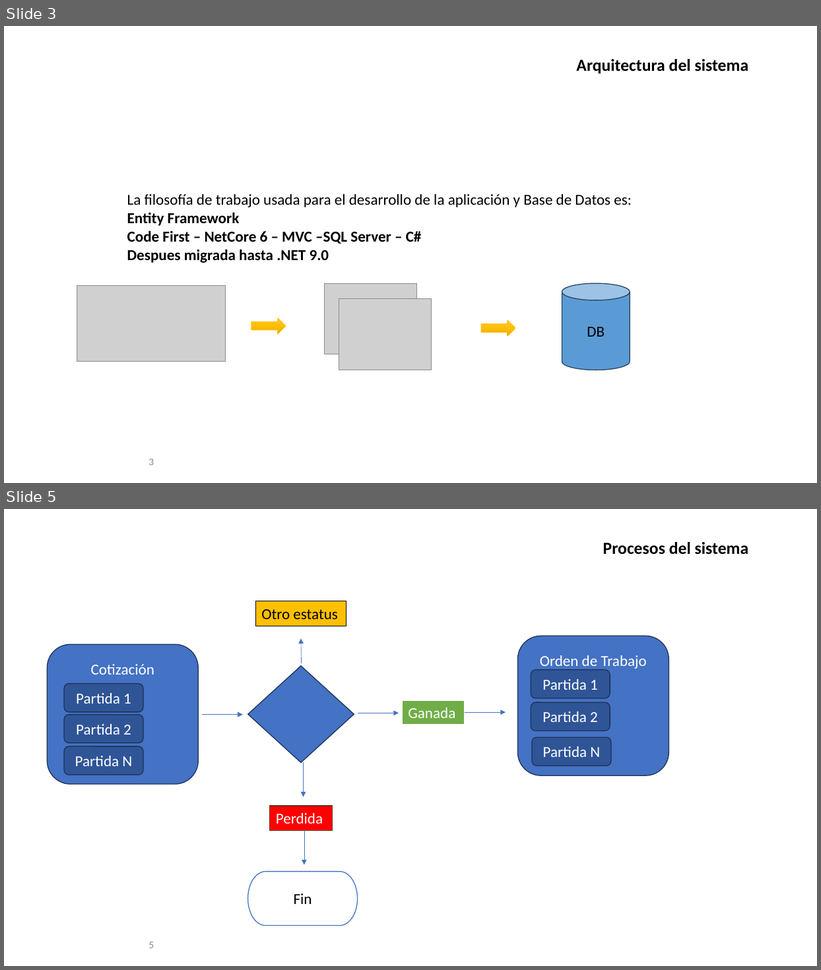
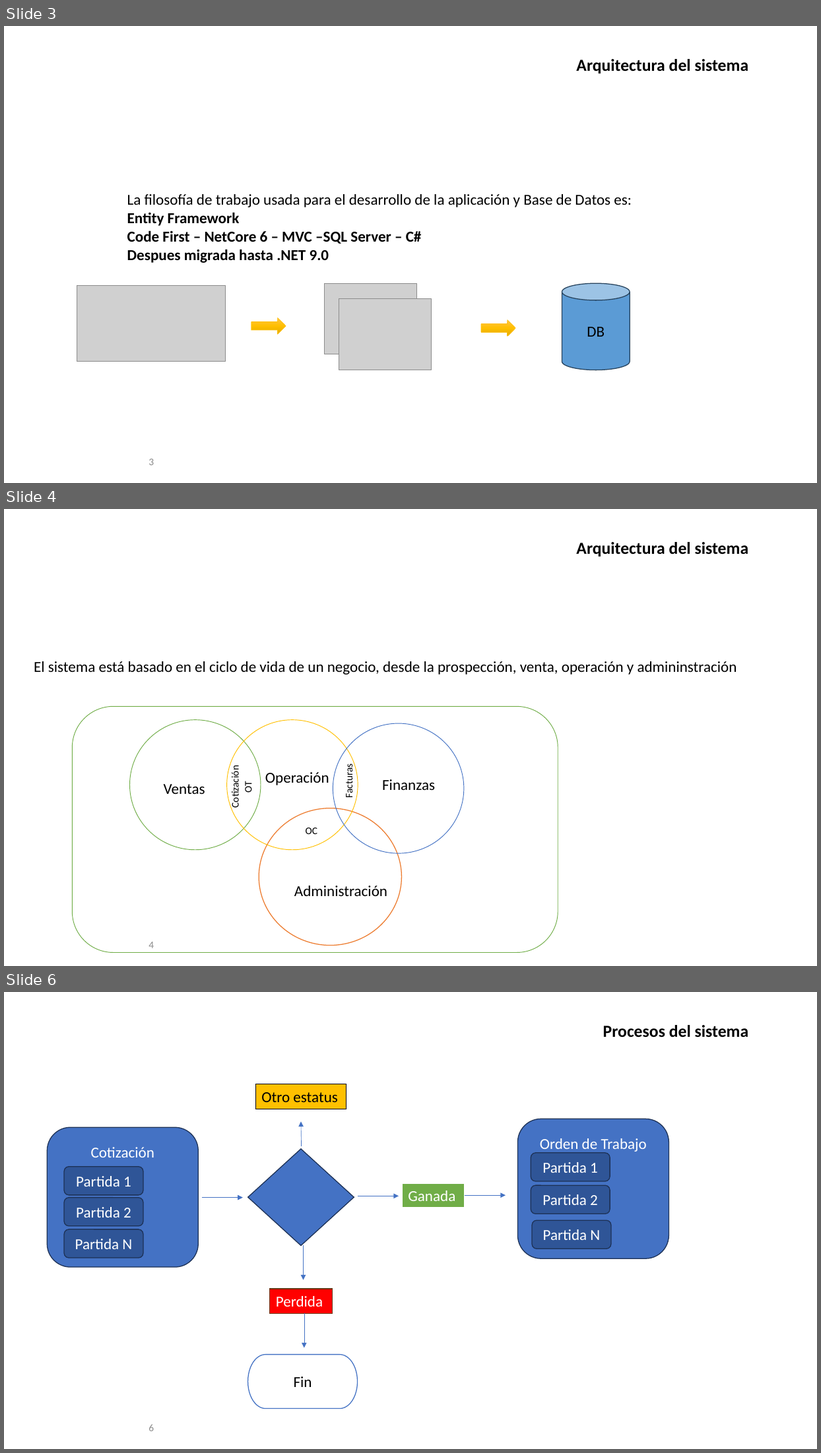
Before and after one commit to fmrinconv/SAGM, a slide deck: SAGM.pptx. Shown one above the other, each under a label of ours: slides 3 and 5 before the commit, slides 3, 4 and 6 after it; the slides between them are not shown. The pictures are 821x970 and 821x1453 pixels, drawn with LibreOffice and Linux fonts; fonts in the diff are those of the drawing; grey boxes stand for pictures; background and template pictures are left out. Boxes give left, top, right and bottom in pixels: in the first picture for what was removed or moved away, otherwise in the second. Text is boxed around its words. In the diff, an @@ line names an element or a change of style, - is before the commit and + after.

```diff
--- a/SAGM.pptx
+++ b/SAGM.pptx
@@ slide 4 added at (x1=4, y1=509, x2=817, y2=966), background picture (left out) @@
@@ text added at (x1=576, y1=542, x2=749, y2=557), 20 pt, text #000000, bold @@
+Arquitectura del sistema
@@ text added at (x1=34, y1=661, x2=737, y2=675), 18 pt, text #000000 @@
+El sistema está basado en el ciclo de vida de un negocio, desde la prospección, venta, operación y admininstración
@@ rounded rectangle added at (x1=73, y1=706, x2=558, y2=953), outline #70AD47 0.75 pt @@
@@ ellipse added at (x1=129, y1=720, x2=261, y2=850), outline #70AD47 0.75 pt @@
@@ ellipse added at (x1=226, y1=720, x2=358, y2=850), outline #FFC000 0.75 pt @@
@@ ellipse added at (x1=333, y1=723, x2=464, y2=854), outline #4472C4 0.75 pt @@
@@ text added at (x1=164, y1=784, x2=205, y2=794), 18 pt, text #000000 @@
+Ventas
@@ text added at (x1=229, y1=771, x2=242, y2=807), 12 pt, text #000000 @@
+Cotización
@@ text added at (x1=242, y1=782, x2=255, y2=793), 12 pt, text #000000 @@
+OT
@@ text added at (x1=265, y1=772, x2=329, y2=786), 18 pt, text #000000 @@
+Operación
@@ text added at (x1=343, y1=767, x2=355, y2=797), 12 pt, text #000000 @@
+Facturas
@@ text added at (x1=382, y1=780, x2=435, y2=790), 18 pt, text #000000 @@
+Finanzas
@@ ellipse added at (x1=259, y1=809, x2=402, y2=946), fill #FFFFFF, outline #ED7D31 1 pt @@
@@ text added at (x1=306, y1=828, x2=318, y2=834), 12 pt, text #000000 @@
+OC
@@ text added at (x1=294, y1=886, x2=387, y2=896), 18 pt, text #000000 @@
+Administración
@@ page number added at (x1=149, y1=942, x2=154, y2=949), 12 pt, text #8C8C8C @@
+4
@@ what was slide 5 is now slide 6 @@
@@ page number at (x1=149, y1=1424, x2=154, y2=1432): text changed @@
-5
+6
```
Also in this commit, not shown: 1 slide changed, 4 other files.
